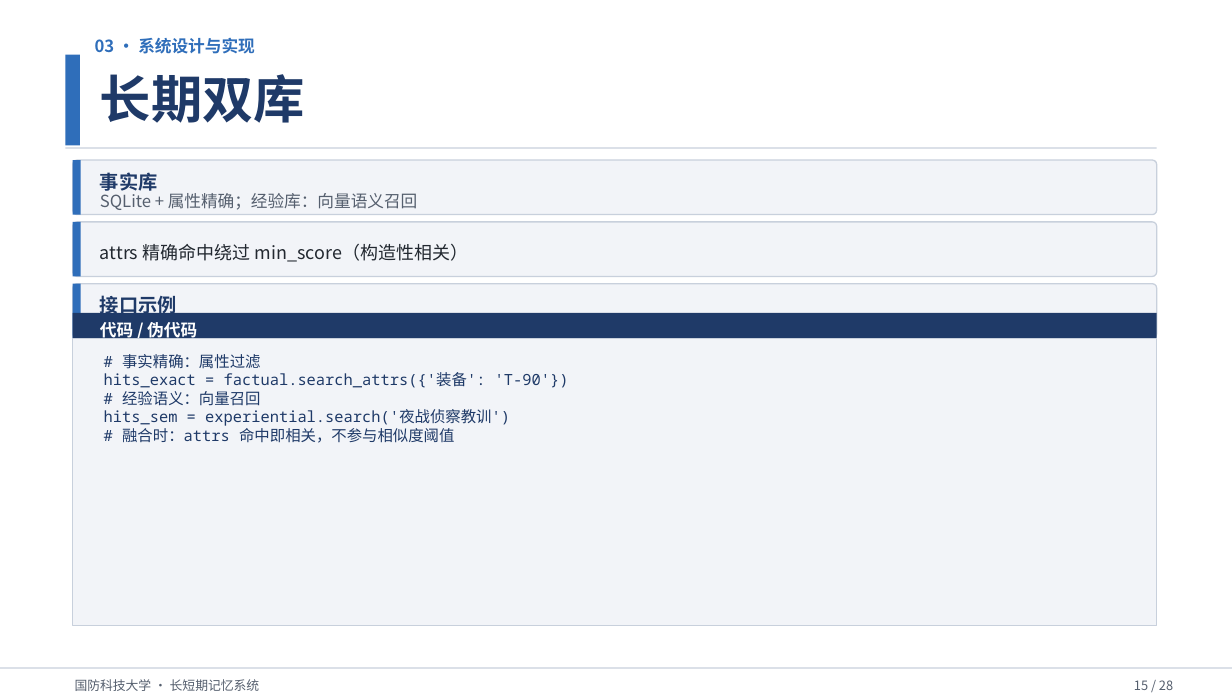
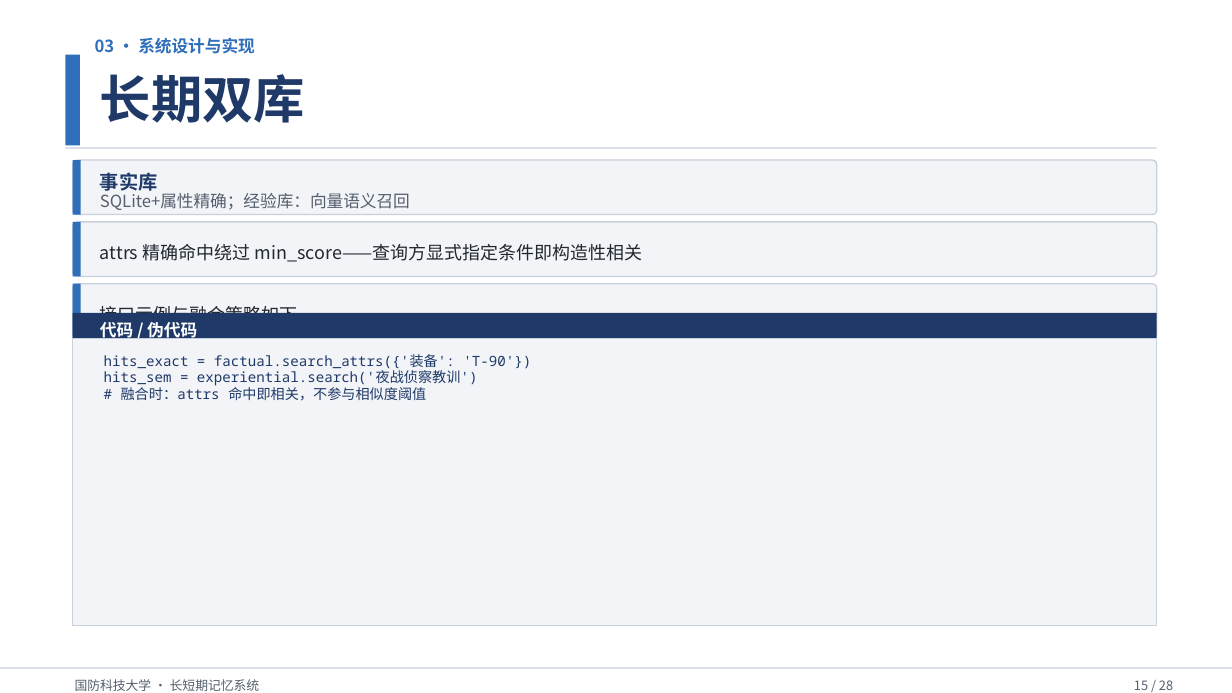
Before and after one commit to Outer-nebula-observer/yz-03, a slide deck: slide 15 of 汇报PPT/最终汇报成果.pptx. Drawn at 1232x693 pixels with LibreOffice and Linux fonts; fonts in the diff are those of the drawing. Boxes give left, top, right and bottom in pixels: in the first picture for what was removed or moved away, otherwise in the second. Text is boxed around its words. In the diff, an @@ line names an element or a change of style, - is before the commit and + after.

```diff
--- a/汇报PPT/最终汇报成果.pptx
+++ b/汇报PPT/最终汇报成果.pptx
@@ text at (x1=100, y1=190, x2=410, y2=210): spaces changed @@
-SQLite + 属性精确；经验库：向量语义召回
+SQLite+属性精确；经验库：向量语义召回
@@ text at (x1=100, y1=244, x2=643, y2=262): text changed @@
-attrs 精确命中绕过 min_score（构造性相关）
+attrs 精确命中绕过 min_score——查询方显式指定条件即构造性相关
@@ text at (x1=100, y1=303, x2=298, y2=327): text changed; size 15 to 14 pt; text colour #1F3A68 to #222830; bold off @@
-接口示例
+接口示例与融合策略如下
@@ text "hits_exact = factual.search_attrs({'装备': 'T-90'})" at (x1=104, y1=354, x2=531, y2=401): size 12 to 11 pt @@
@@ text at (x1=122, y1=354, x2=260, y2=369): paragraph removed @@
-# 事实精确：属性过滤
@@ text at (x1=122, y1=391, x2=260, y2=406): paragraph removed @@
-# 经验语义：向量召回
```
Also in this commit, not shown: 10 other slides changed, 2 other files.
